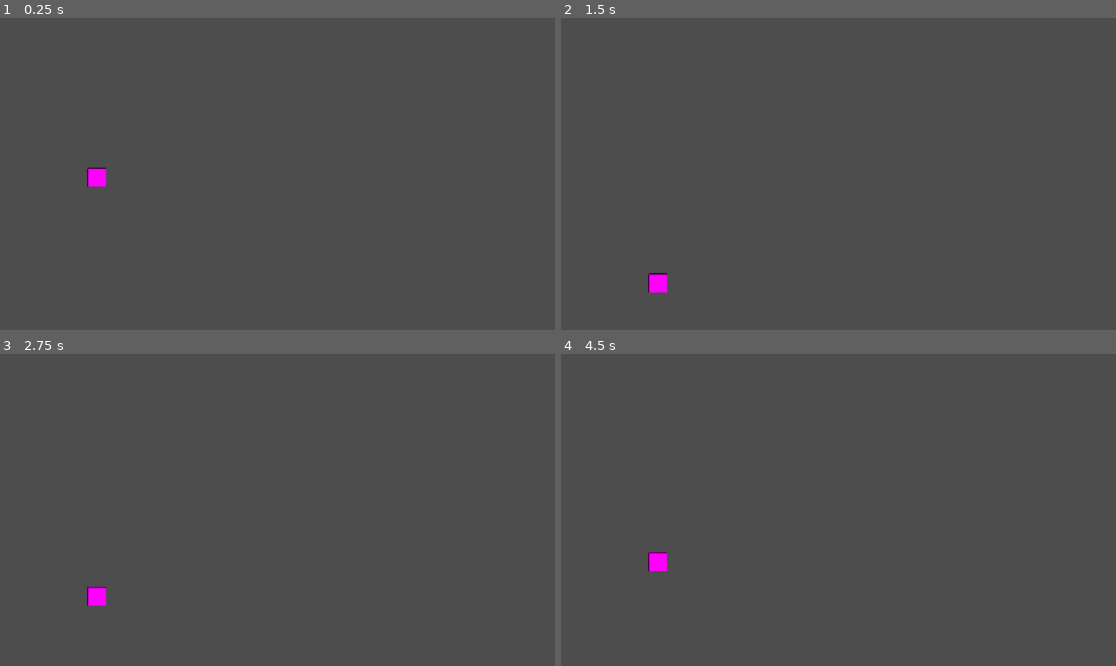
Above: before the commit, frames 1-4 (two rows, left to right).
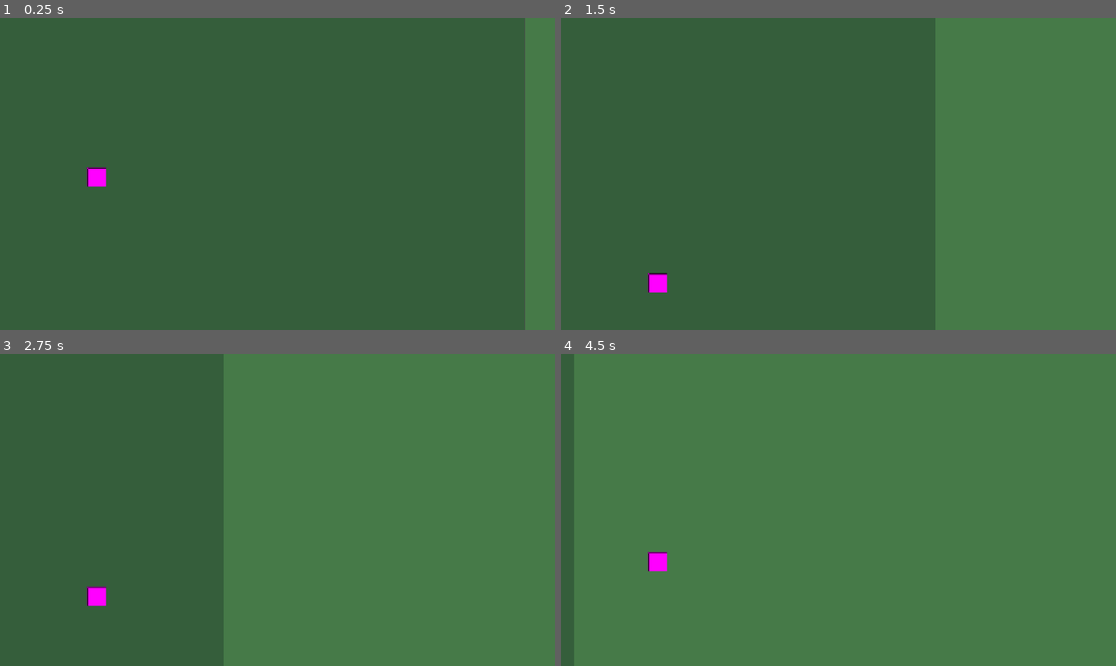
Above: after the commit, the same moments.

Repository: Mouhsine17/Termininsecte
Game: Godot game, scene res://scenes/jeu.tscn
The game is run twice, just before and just after one commit, with the same random seed, the same clock (stepped at 60 frames per second) and the same inputs.
Inputs:
- Up to frame 1 (0.25 s): no input
- Up to frame 2 (1.5 s): hold Space (voler) 0.53-1.28 s; tap Space (voler) at 1.35 s
- Up to frame 3 (2.75 s): hold Space (voler) from 2.03 s (still down)
- Up to frame 4 (4.5 s): release Space (voler) at 2.78 s; tap Space (voler) at 2.85, 4.35 s; hold Space (voler) 3.53-4.28 s

The runs differ from the first frame. In frame 1, 5.4% of the frame differs, in the area x 94-100%, y 0-100%; in frame 2, 33%; in frame 3, 60%; in frame 4, 97%, in the area x 2-100%, y 0-100%.

Commit message:
Ajouter la scene de jeu

Diff:
--- /dev/null
+++ b/src/Termininsecte/scenes/decor.gd
@@ -0,0 +1,24 @@
+extends Node2D
+
+@export var vitesse: float = 250.0
+
+const LARGEUR: float = 1152.0
+
+@onready var fond1: ColorRect = $Fond1
+@onready var fond2: ColorRect = $Fond2
+
+
+func _ready() -> void:
+	fond1.position = Vector2.ZERO
+	fond2.position = Vector2(LARGEUR, 0.0)
+
+
+func _process(delta: float) -> void:
+	fond1.position.x -= vitesse * delta
+	fond2.position.x -= vitesse * delta
+
+	if fond1.position.x <= -LARGEUR:
+		fond1.position.x = fond2.position.x + LARGEUR
+
+	if fond2.position.x <= -LARGEUR:
+		fond2.position.x = fond1.position.x + LARGEUR
--- a/src/Termininsecte/scenes/jeu.tscn
+++ b/src/Termininsecte/scenes/jeu.tscn
@@ -1,8 +1,23 @@
 [gd_scene format=3 uid="uid://d33b7oudovfa6"]
 
 [ext_resource type="PackedScene" uid="uid://jtfqi24uoj2m" path="res://scenes/insecte.tscn" id="1_b6da0"]
+[ext_resource type="Script" uid="uid://bdwsb5j0265ts" path="res://scenes/decor.gd" id="2_mq4lt"]
 
 [node name="Jeu" type="Node2D" unique_id=1742393311]
 
 [node name="Insecte" parent="." unique_id=419289443 instance=ExtResource("1_b6da0")]
 position = Vector2(200, 300)
+
+[node name="Decor" type="Node2D" parent="." unique_id=1003044359]
+z_index = -1
+script = ExtResource("2_mq4lt")
+
+[node name="Fond1" type="ColorRect" parent="Decor" unique_id=358701280]
+offset_right = 1152.0
+offset_bottom = 648.0
+color = Color(0.20784314, 0.36862746, 0.23137255, 1)
+
+[node name="Fond2" type="ColorRect" parent="Decor" unique_id=264665374]
+offset_right = 1152.0
+offset_bottom = 648.0
+color = Color(0.27450982, 0.47843137, 0.28235295, 1)
Not shown, added: src/Termininsecte/scenes/decor.gd.uid
